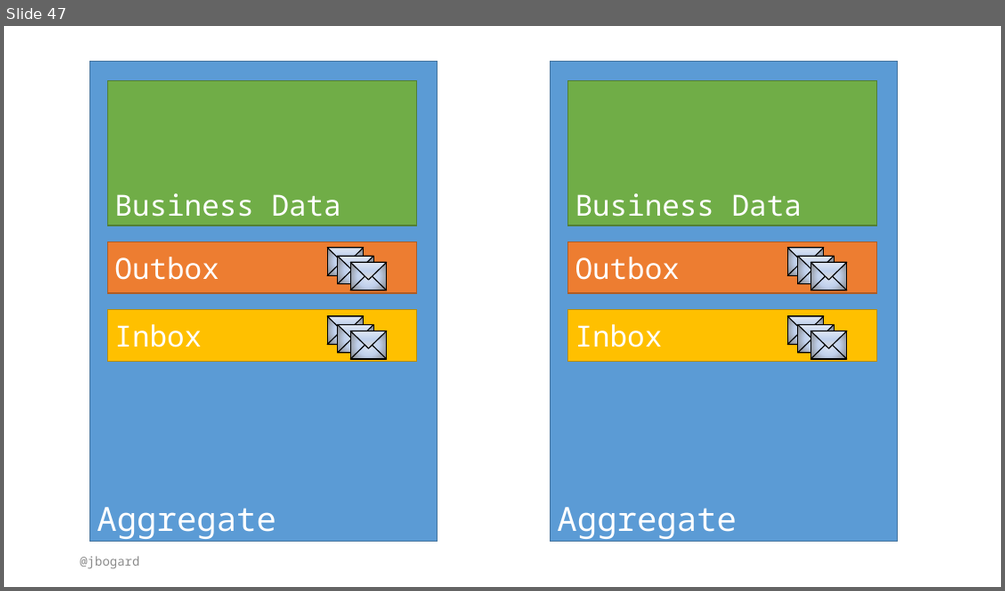
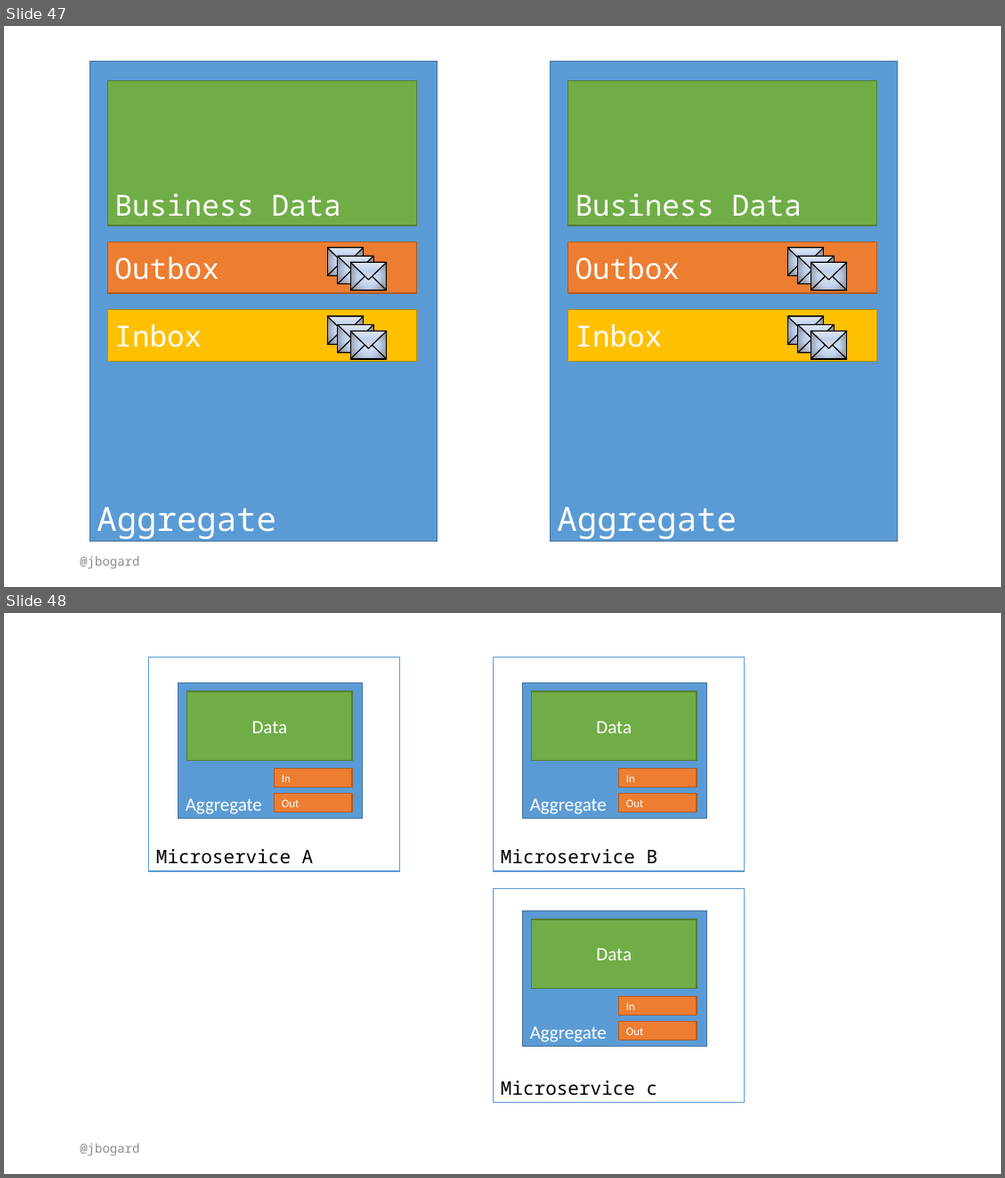
Before and after one commit to jbogard/presentations, a slide deck: ConsistencyAndAgreementInMicroservices/ConsistencyAndAgreementInMicroservices.pptx. Shown one above the other, each under a label of ours: slide 47 before the commit, slides 47 and 48 after it. The pictures are 1005x591 and 1005x1178 pixels, drawn with LibreOffice and Linux fonts; fonts in the diff are those of the drawing. Boxes give left, top, right and bottom in pixels: in the first picture for what was removed or moved away, otherwise in the second. Text is boxed around its words. In the diff, an @@ line names an element or a change of style, - is before the commit and + after.

```diff
--- a/ConsistencyAndAgreementInMicroservices/ConsistencyAndAgreementInMicroservices.pptx
+++ b/ConsistencyAndAgreementInMicroservices/ConsistencyAndAgreementInMicroservices.pptx
@@ slide 48 added at (x1=4, y1=613, x2=1001, y2=1174), background #FFFFFF @@
@@ rectangle added at (x1=149, y1=657, x2=400, y2=871), fill #FFFFFF, outline #5B9BD5 1 pt, 18 pt, text #000000 @@
+Microservice A
@@ rectangle added at (x1=493, y1=657, x2=744, y2=871), fill #FFFFFF, outline #5B9BD5 1 pt, 18 pt, text #000000 @@
+Microservice B
@@ rectangle added at (x1=178, y1=683, x2=362, y2=819), fill #5B9BD5, outline #43739E 1 pt, 18 pt, text #FFFFFF @@
+Aggregate
@@ rectangle added at (x1=187, y1=691, x2=353, y2=761), fill #70AD47, outline #538035 1 pt, 18 pt, text #FFFFFF @@
+Data
@@ rectangle added at (x1=522, y1=683, x2=706, y2=819), fill #5B9BD5, outline #43739E 1 pt, 18 pt, text #FFFFFF @@
+Aggregate
@@ rectangle added at (x1=531, y1=691, x2=696, y2=761), fill #70AD47, outline #538035 1 pt, 18 pt, text #FFFFFF @@
+Data
@@ rectangle added at (x1=275, y1=769, x2=353, y2=787), fill #ED7D31, outline #AF5C24 1 pt, 11 pt, text #FFFFFF @@
+In
@@ rectangle added at (x1=619, y1=769, x2=696, y2=787), fill #ED7D31, outline #AF5C24 1 pt, 11 pt, text #FFFFFF @@
+In
@@ rectangle added at (x1=275, y1=793, x2=353, y2=811), fill #ED7D31, outline #AF5C24 1 pt, 11 pt, text #FFFFFF @@
+Out
@@ rectangle added at (x1=619, y1=793, x2=696, y2=811), fill #ED7D31, outline #AF5C24 1 pt, 11 pt, text #FFFFFF @@
+Out
@@ rectangle added at (x1=493, y1=889, x2=744, y2=1103), fill #FFFFFF, outline #5B9BD5 1 pt, 18 pt, text #000000 @@
+Microservice c
@@ rectangle added at (x1=522, y1=910, x2=706, y2=1046), fill #5B9BD5, outline #43739E 1 pt, 18 pt, text #FFFFFF @@
+Aggregate
@@ rectangle added at (x1=531, y1=919, x2=696, y2=988), fill #70AD47, outline #538035 1 pt, 18 pt, text #FFFFFF @@
+Data
@@ rectangle added at (x1=619, y1=997, x2=696, y2=1015), fill #ED7D31, outline #AF5C24 1 pt, 11 pt, text #FFFFFF @@
+In
@@ rectangle added at (x1=619, y1=1022, x2=696, y2=1040), fill #ED7D31, outline #AF5C24 1 pt, 11 pt, text #FFFFFF @@
+Out
@@ text added at (x1=80, y1=1143, x2=139, y2=1156), 12 pt, text #8C8C8C @@
+@jbogard
```
Also in this commit, not shown: 20 slides changed, 21 other files.
